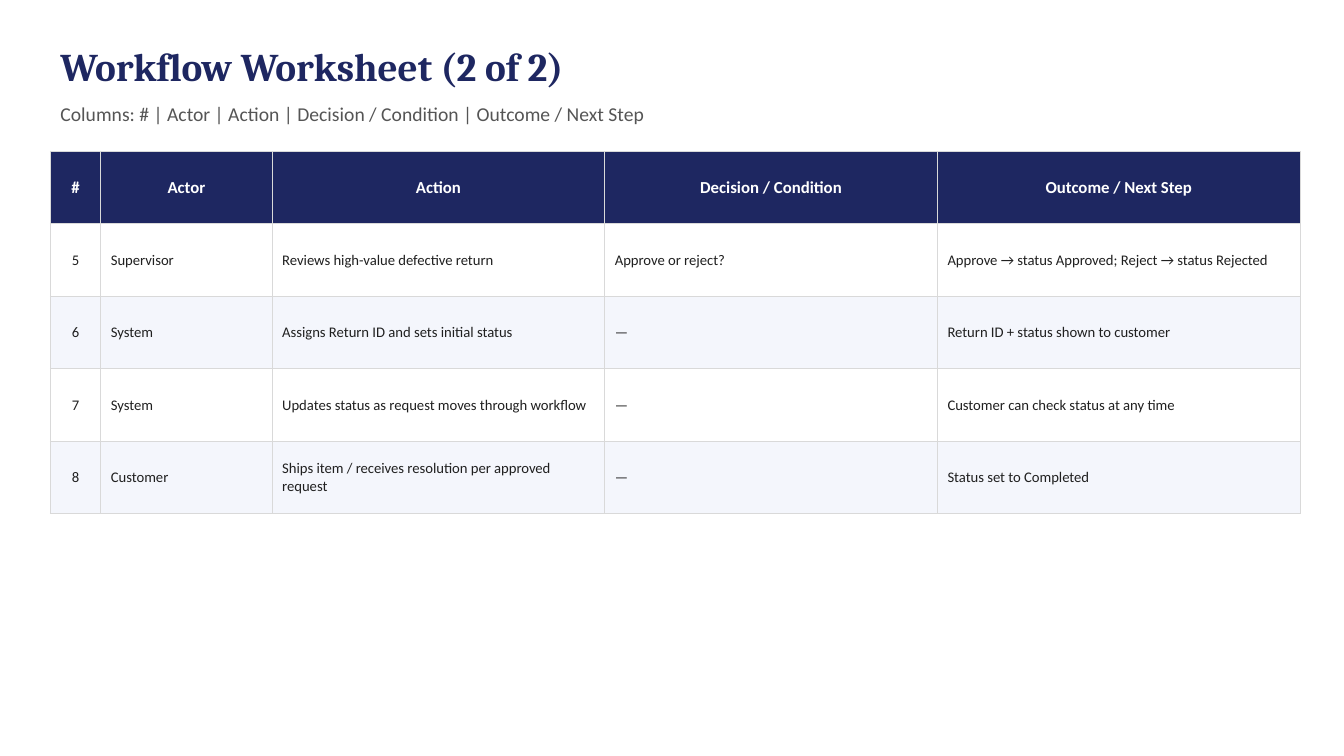
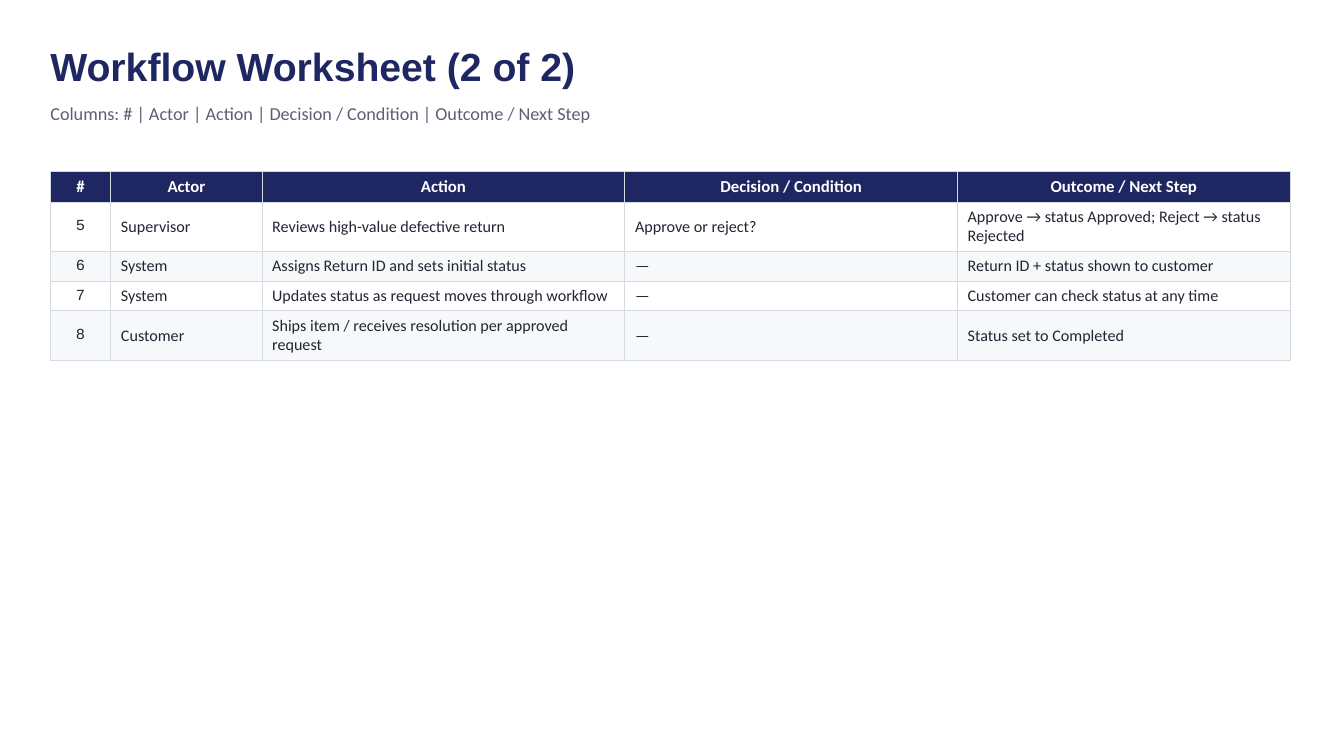
Before and after one commit to mBudnikUH/MIS3371-Section26252-Group7, a slide deck: slide 5 of docs/week3/workflow-v1.pptx. Drawn at 1344x756 pixels with LibreOffice and Linux fonts; fonts in the diff are those of the drawing. Boxes give left, top, right and bottom in pixels: in the first picture for what was removed or moved away, otherwise in the second. Text is boxed around its words. In the diff, an @@ line names an element or a change of style, - is before the commit and + after.

```diff
--- a/docs/week3/workflow-v1.pptx
+++ b/docs/week3/workflow-v1.pptx
@@ text "Workflow Worksheet (2 of 2)": place and size @@
-text "Workflow Worksheet (2 of 2)" at bbox=[60, 52, 564, 88]
+text "Workflow Worksheet (2 of 2)" at bbox=[50, 52, 575, 89]
@@ text "Workflow Worksheet (2 of 2)" at bbox=[50, 52, 575, 89]: font Cambria to Arial @@
@@ text "Columns: # | Actor | ...": place and size @@
-text "Columns: # | Actor | ..." at bbox=[60, 107, 643, 124]
+text "Columns: # | Actor | ..." at bbox=[50, 107, 590, 123]
@@ text "Columns: # | Actor | ..." at bbox=[50, 107, 590, 123]: size 14 to 13 pt, text colour #555555 to #5B6072 @@
@@ table at bbox=[50, 171, 1291, 357] @@
@@ fill #F4F6FC to #F7F8FA in 10 cells @@
@@ size 10.5 to 11 pt, font Calibri to Courier New in "5", "6", "7", "8" @@
@@ text colour #202020 to #222533 in "5", "Supervisor", "Reviews high-value defective return", "Approve or reject?" and 16 more places @@
@@ size 10.5 to 11.5 pt in "Supervisor", "Reviews high-value defective return", "Approve or reject?", "Approve → status Approved; Reject → status ..." and 12 more places @@
@@ borders changed @@
@@ table: place and size @@
-table at bbox=[50, 151, 1301, 498]
+table at bbox=[50, 171, 1291, 357]
```
Also in this commit, not shown: 4 other slides changed, 2 other files.
